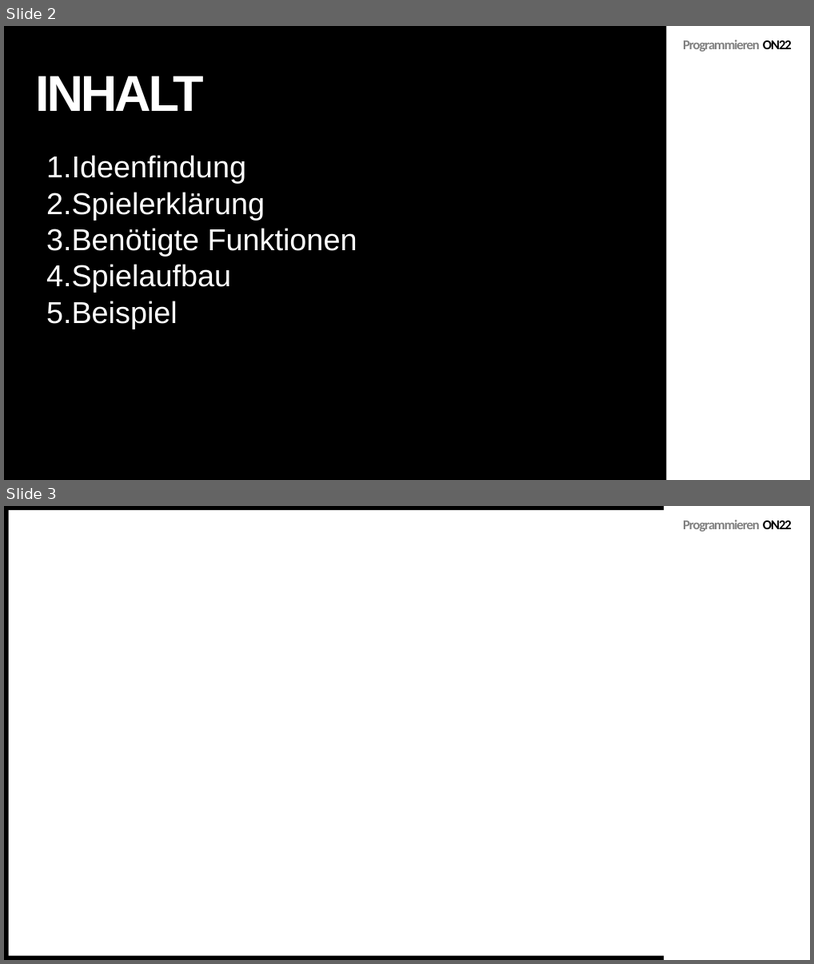
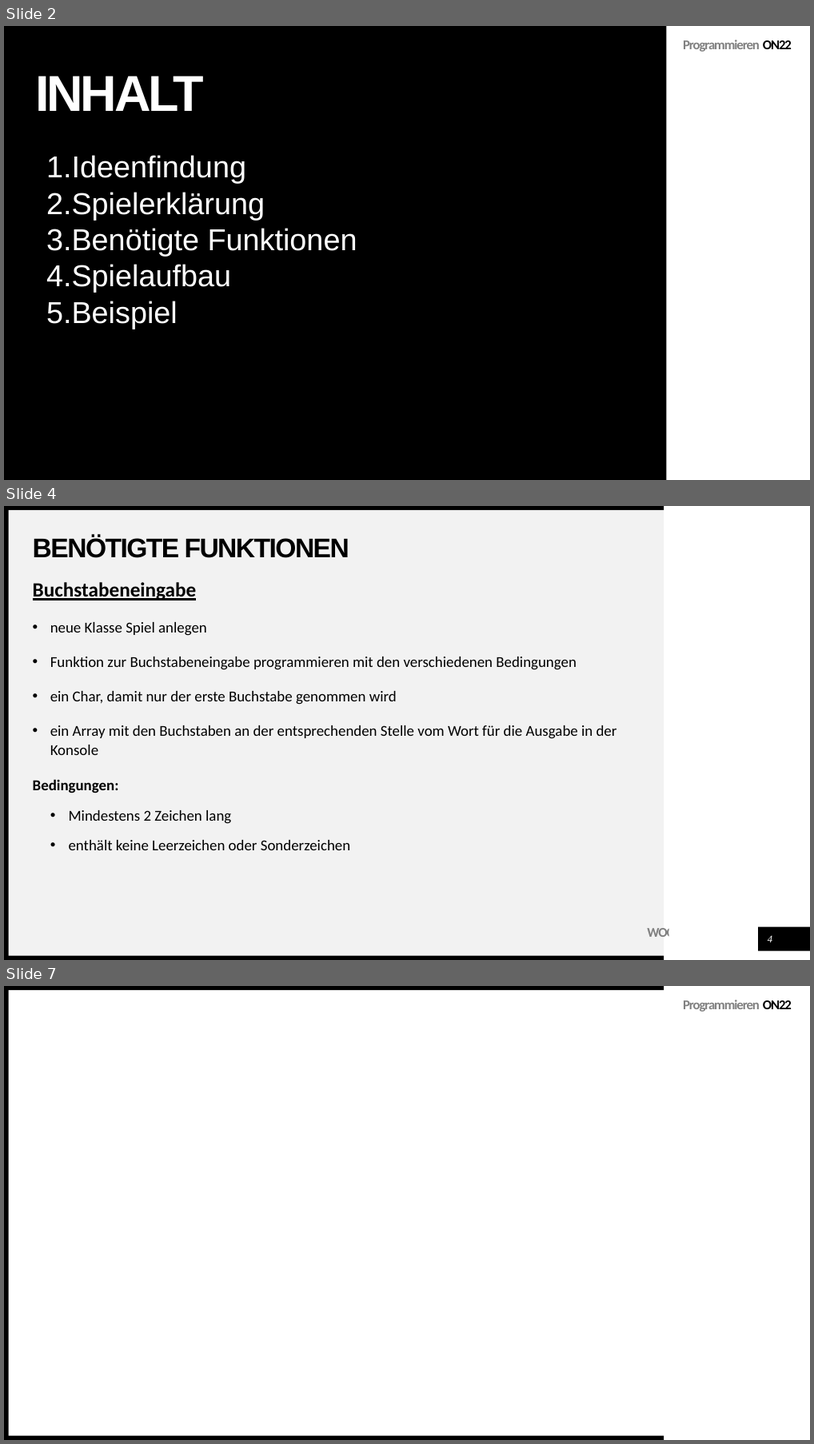
Before and after one commit to muellerValentin/programmierenON22, a slide deck: Präsentation Programmieren Galgenmännchen.pptx. Shown one above the other, each under a label of ours: slides 2 and 3 before the commit, slides 2, 4 and 7 after it; the slides between them are not shown. The pictures are 814x964 and 814x1444 pixels, drawn with LibreOffice and Linux fonts; fonts in the diff are those of the drawing. Boxes give left, top, right and bottom in pixels: in the first picture for what was removed or moved away, otherwise in the second. Text is boxed around its words. In the diff, an @@ line names an element or a change of style, - is before the commit and + after.

Commit message:
Präsentation
Benötigte Funktionen

```diff
--- a/Präsentation Programmieren Galgenmännchen.pptx
+++ b/Präsentation Programmieren Galgenmännchen.pptx
@@ slide 4 added at <box>4,506,810,960</box>, background #FFFFFF; not listed: 3 template elements that a slide beside it also shows @@
@@ rectangle added at <box>9,510,665,956</box>, fill #F2F2F2 @@
@@ title added at <box>33,536,350,558</box>, 32 pt, text #000000, bold @@
+BENÖTIGTE FUNKTIONEN
@@ text added at <box>33,582,618,850</box>, 18 pt, text #000000 @@
+Buchstabeneingabe
+• neue Klasse Spiel anlegen
+• Funktion zur Buchstabeneingabe programmieren mit den verschiedenen Bedingungen
+• ein Char, damit nur der erste Buchstabe genommen wird
+• ein Array mit den Buchstaben an der entsprechenden Stelle vom Wort für die Ausgabe in der Konsole
+Bedingungen:
+  • Mindestens 2 Zeichen lang
+  • enthält keine Leerzeichen oder Sonderzeichen
@@ text added at <box>647,928,718,936</box>, 16 pt, text #808080, bold @@
+WOODGROVE BANK
@@ rectangle added at <box>670,915,755,956</box>, fill #FFFFFF @@
@@ rectangle added at <box>759,927,810,951</box>, fill #000000 @@
@@ page number added at <box>768,935,773,942</box>, 12 pt, text #FFFFFF, italic @@
+4
@@ what was slide 3 is now slide 7 @@
```
Also in this commit, not shown: 3 other slides added.
